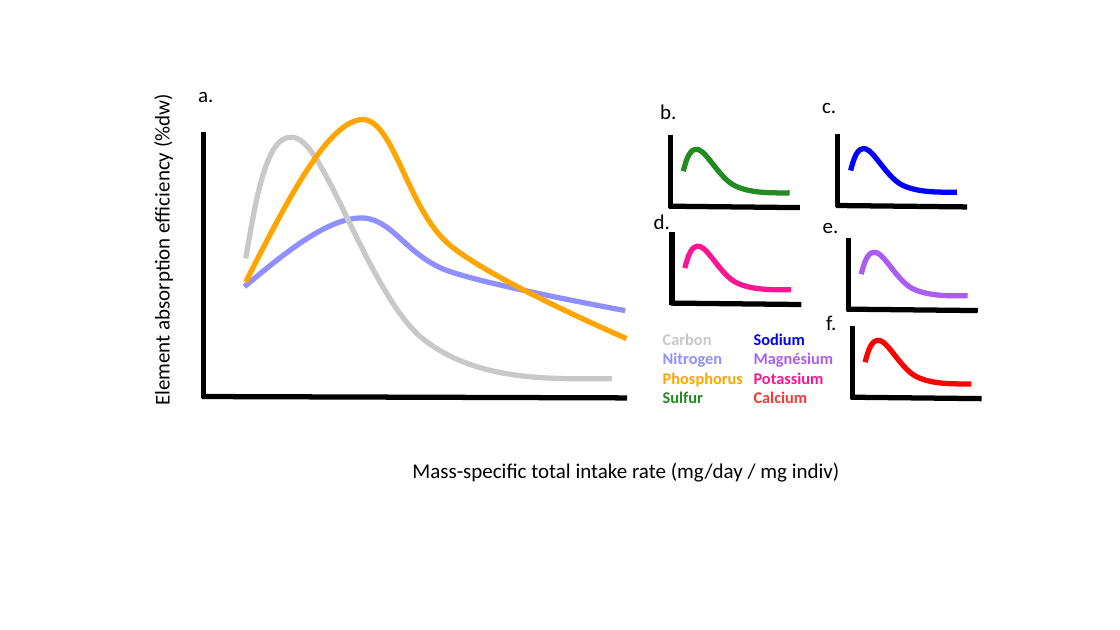
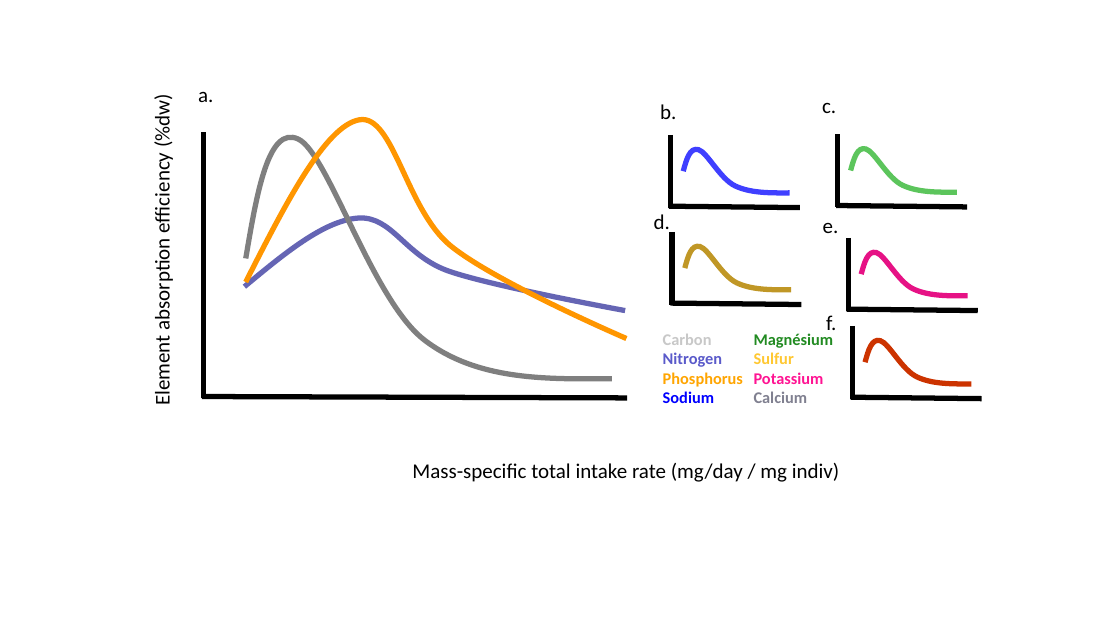
Before and after one commit to samuelcharberet/intake_rate_experiment, a slide deck: slide 1 of 3_manuscript/figures/figures_chemistry.pptx. Drawn at 1120x630 pixels with LibreOffice and Linux fonts; fonts in the diff are those of the drawing. Boxes give left, top, right and bottom in pixels: in the first picture for what was removed or moved away, otherwise in the second. Text is boxed around its words. In the diff, an @@ line names an element or a change of style, - is before the commit and + after.

```diff
--- a/3_manuscript/figures/figures_chemistry.pptx
+++ b/3_manuscript/figures/figures_chemistry.pptx
@@ freeform shape at (246,119,627,339): outline #FFA500 4.5 pt to #FF9600 4.5 pt @@
@@ freeform shape at (246,137,613,379): outline #C8C8C8 4.5 pt to #7F7F7F 4.5 pt @@
@@ freeform shape at (851,149,958,192): outline #0000FF 4.5 pt to #5CC55C 4.5 pt @@
@@ freeform shape at (683,150,790,193): outline #228B22 4.5 pt to #3F3FFF 4.5 pt @@
@@ freeform shape at (245,218,625,311): outline #8F8FFF 4.5 pt to #6565B4 4.5 pt @@
@@ freeform shape at (685,246,791,290): outline #FF1493 4.5 pt to #C09726 4.5 pt @@
@@ freeform shape at (861,252,968,296): outline #AB5CF2 4.5 pt to #E61285 4.5 pt @@
@@ text at (663,352,722,367): text colour #8F8FFF to #5A5ACA in "Nitrogen" @@
@@ text at (754,333,805,345): paragraph removed @@
-Sodium
@@ text at (754,352,794,364): paragraph added @@
+Sulfur
@@ text at (754,333,834,403): text colour #AB5CF2 to #228B22 in "Magnésium"; text colour #FF3636 to #808090 in "Calcium" @@
@@ freeform shape at (865,340,972,384): outline #FF0000 4.5 pt to #CC3300 4.5 pt @@
@@ text at (663,391,714,403): text changed; text colour #228B22 to #0000FF @@
-Sulfur
+Sodium
```
Also in this commit, not shown: 2 slides added, 1 slide removed, 24 other files.
